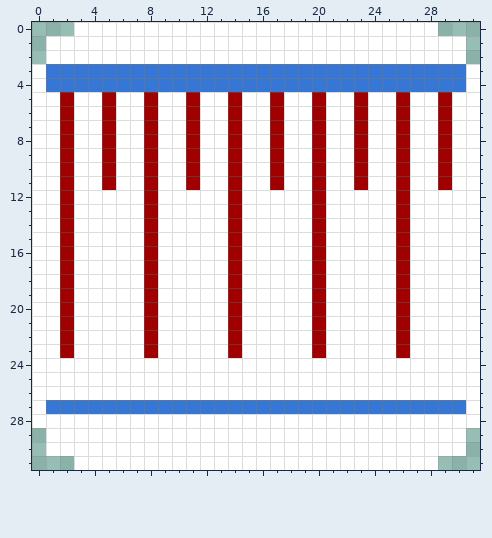
File history of a pixel-art sprite, icons/32x32_custom/Ruler.png. The picture above is the old version.
The file is 32x32 pixels.
Once edited:
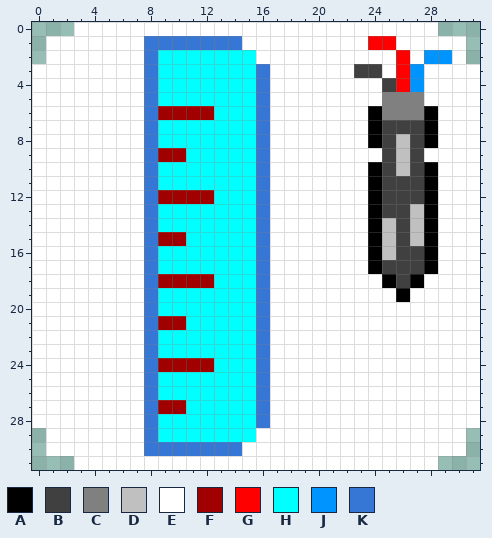
Palette (. is transparent): A #000000  B #404040  C #808080  D #c0c0c0  E #ffffff  F #a10000  G #ff0000  H #00ffff  J #0094ff  K #3677d6
From old to new:
Colour E becomes colour A in rows 6 to 8 at x 24 and 28; in rows 10 to 17 at x 24 and 28; in row 18 at x 25 and 27.
Colour F becomes colour A in row 19 at x 26.
Colour E becomes colour B in rows 7 to 12 at x 25 and 27; in row 13 at x 25; in row 16 at x 27; in row 17 at x 25 and 27.
Colour F becomes colour B in row 7 at x 26; in rows 11 to 18 at x 26.
Colour K becomes colour B in row 3 at x 23 to 24; in row 4 at x 25.
Colour E becomes colour C in rows 5 to 6 at x 25 and 27.
Colour F becomes colour C in rows 5 to 6 at x 26.
Colour E becomes colour D in row 13 at x 27; in rows 14 to 15 at x 25 and 27; in row 16 at x 25.
Colour F becomes colour D in rows 8 to 10 at x 26.
Colour F becomes colour E in rows 5 to 11 at x 2, 5, 17, 20, 23 and 29; in rows 12 to 19 at x 2 and 20; in rows 20 to 23 at x 2, 20 and 26.
Colour K becomes colour E in row 3 at x 1 to 7, 17 to 22, 25 and 28 to 30; in row 4 at x 1 to 7, 17 to 24 and 28 to 30; in row 27 at x 1 to 7 and 17 to 30.
Colour E becomes colour F in row 6 at x 9 to 10 and 12; in row 9 at x 9 to 10; in row 12 at x 9 to 12; in row 15 at x 9 to 10; in row 18 at x 9 to 12; in row 21 at x 9 to 10.
Colour E becomes colour F in row 24 at x 9 to 12.
Colour K becomes colour F in row 27 at x 9 to 10.
Colour E becomes colour G in row 1 at x 24 to 25; in row 2 at x 26.
Colour K becomes colour G in rows 3 to 4 at x 26.
Colour E becomes colour H in row 2 at x 9 to 15; in row 5 at x 9 to 10, 12 to 13 and 15; in row 6 at x 13 and 15; in rows 7 to 8 at x 9 to 10, 12 to 13 and 15; in row 9 at x 12 to 13 and 15; in rows 10 to 11 at x 9 to 10, 12 to 13 and 15.
Colour E becomes colour H in row 12 at x 13 and 15; in rows 13 to 14 at x 9 to 13 and 15; in row 15 at x 11 to 13 and 15; in rows 16 to 17 at x 9 to 13 and 15; in row 18 at x 13 and 15; in rows 19 to 20 at x 9 to 13 and 15.
Colour E becomes colour H in row 21 at x 11 to 13 and 15; in rows 22 to 23 at x 9 to 13 and 15; in row 24 at x 13 to 15; in rows 25 to 26 at x 9 to 15; in rows 28 to 29 at x 9 to 15.
Colour F becomes colour H in row 5 at x 11 and 14; in row 6 at x 14; in rows 7 to 11 at x 11 and 14; in rows 12 to 23 at x 14.
Colour K becomes colour H in rows 3 to 4 at x 9 to 15; in row 27 at x 11 to 15.
Colour E becomes colour J in row 2 at x 28 to 29.
Colour K becomes colour J in rows 3 to 4 at x 27.
Colour E becomes colour K in row 1 at x 8 to 14; in row 2 at x 8; in rows 5 to 23 at x 16; in rows 24 to 26 at x 8 and 16; in row 28 at x 8 and 16; in row 29 at x 8.
Colour E becomes colour K in row 30 at x 8 to 14.
Colour F becomes colour K in rows 5 to 23 at x 8.
Changed places in both pictures, as pixel boxes (x1, y1, x2, y2):
changed: (46, 36, 466, 456)
